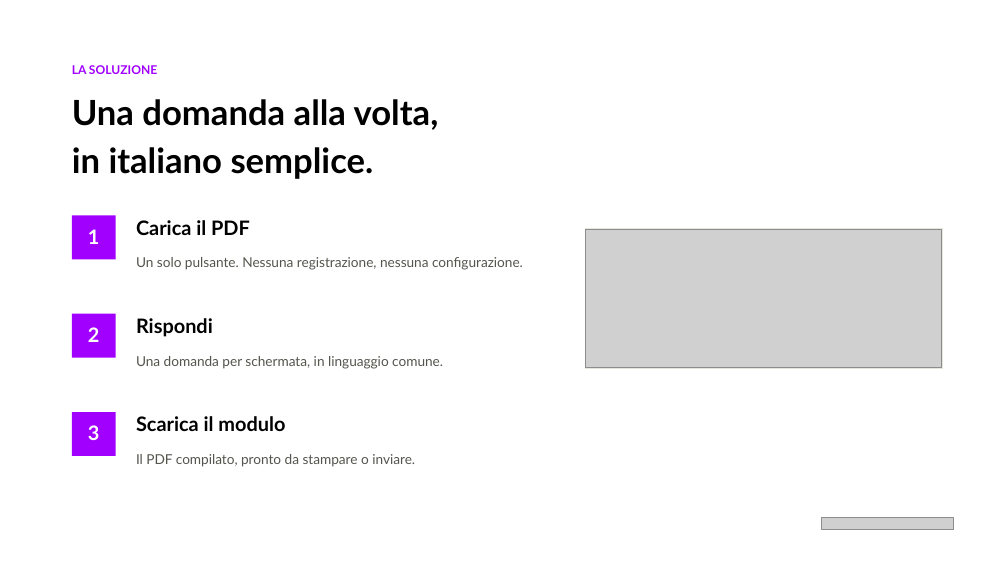
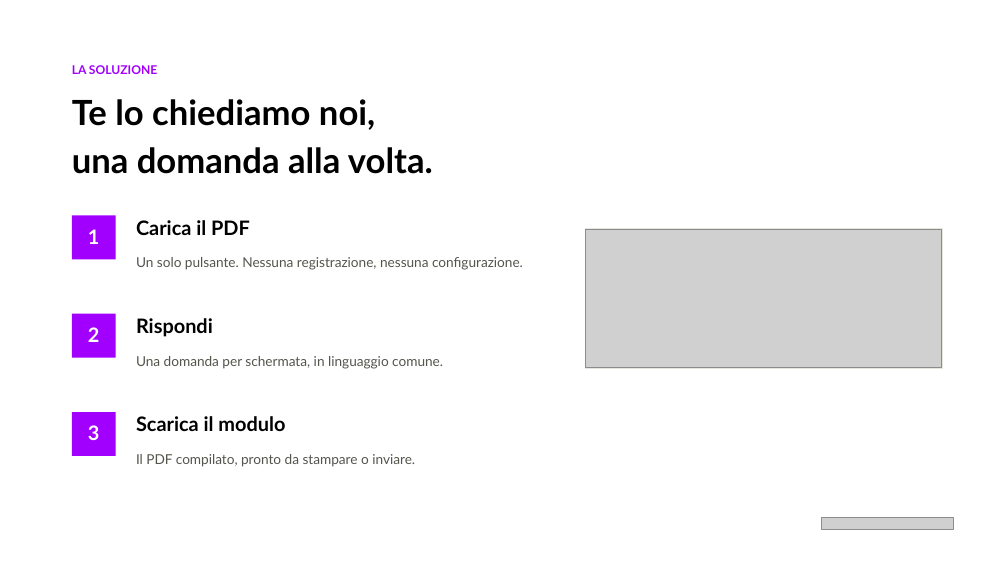
Before and after one commit to lucaCapocciAcn/hagenthon, a slide deck: slide 3 of app/presentation/un-campo-alla-volta.pptx. Drawn at 1008x567 pixels with LibreOffice and Linux fonts; fonts in the diff are those of the drawing; grey boxes stand for pictures. Boxes give left, top, right and bottom in pixels: in the first picture for what was removed or moved away, otherwise in the second. Text is boxed around its words. In the diff, an @@ line names an element or a change of style, - is before the commit and + after.

```diff
--- a/app/presentation/un-campo-alla-volta.pptx
+++ b/app/presentation/un-campo-alla-volta.pptx
@@ text at (72,99,433,174): text changed @@
-Una domanda alla volta,
-in italiano semplice.
+Te lo chiediamo noi,
+una domanda alla volta.
```
Also in this commit, not shown: 2 other slides changed, 2 other files.
